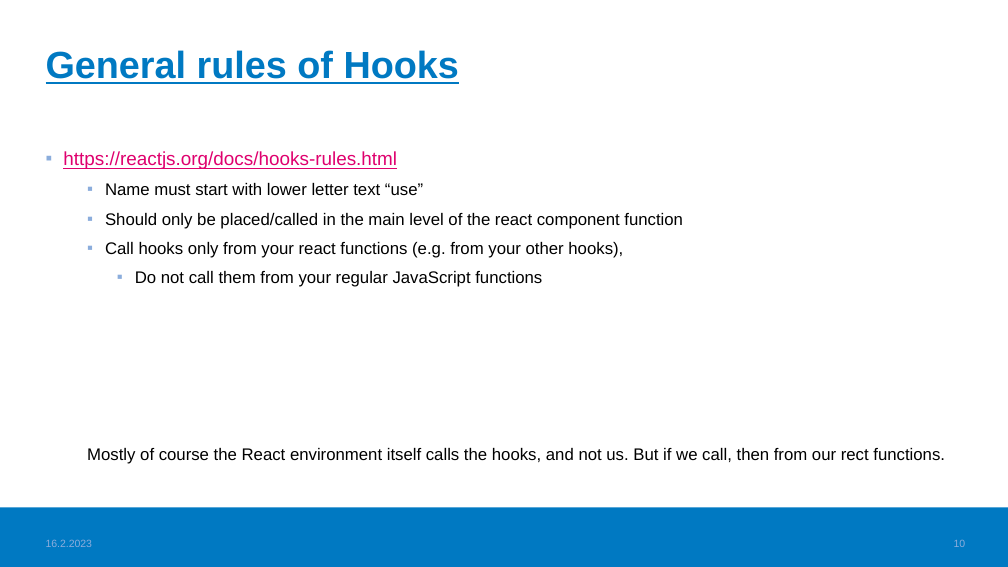
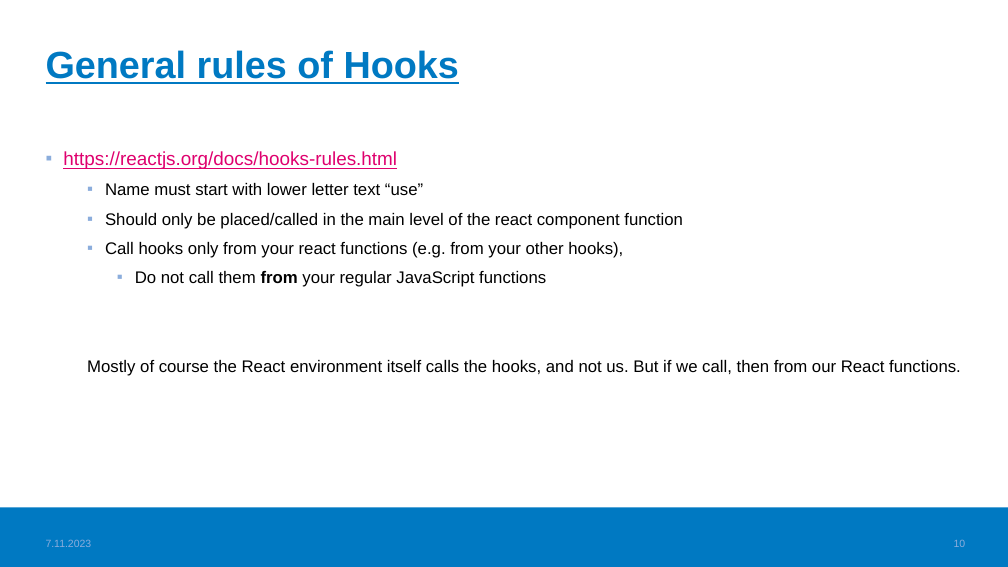
Before and after one commit to valju/docs_frontend_design, a slide deck: slide 10 of FrontendStuff_ForExam.pptx. Drawn at 1008x567 pixels with LibreOffice and Linux fonts; fonts in the diff are those of the drawing; background and template pictures are left out. Boxes give left, top, right and bottom in pixels: in the first picture for what was removed or moved away, otherwise in the second. Text is boxed around its words. In the diff, an @@ line names an element or a change of style, - is before the commit and + after.

```diff
--- a/FrontendStuff_ForExam.pptx
+++ b/FrontendStuff_ForExam.pptx
@@ text at [135,271,546,287]: bold on in "from" @@
@@ text at [87,360,961,376]: text changed @@
-  Mostly of course the React environment itself calls the hooks, and not us. But if we call, then from our rect functions.
+  Mostly of course the React environment itself calls the hooks, and not us. But if we call, then from our React functions.
@@ text at [46,539,92,547]: text changed @@
-16.2.2023
+7.11.2023
```
Also in this commit, not shown: 19 other slides changed, 1 other file.
